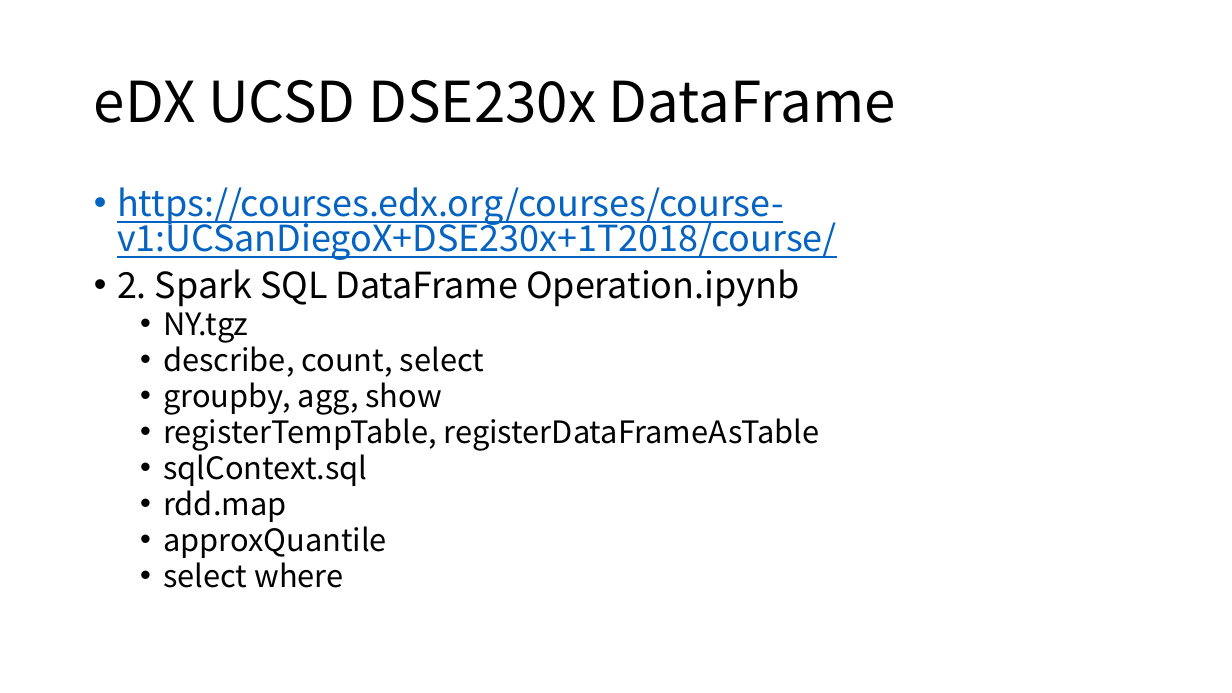
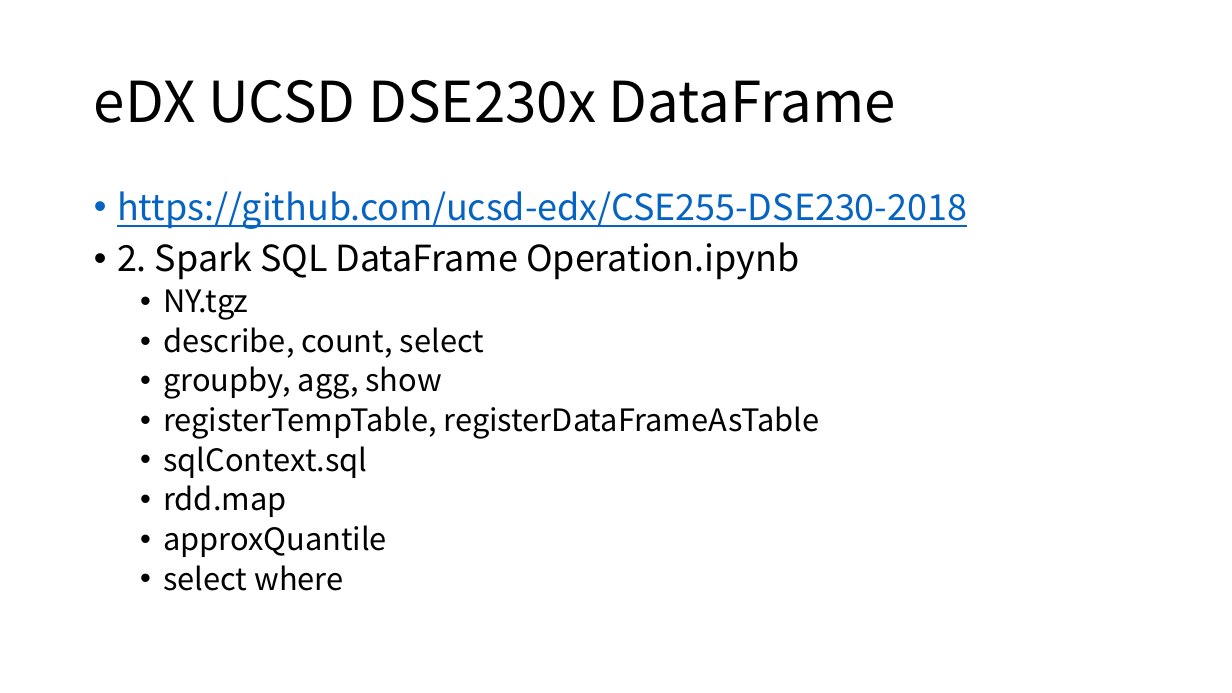
Before and after one commit to yishuai/spark, a slide deck: slide 16 of lab/ppt/2-rdd-df.pptx. Drawn at 1232x693 pixels with LibreOffice and Linux fonts; fonts in the diff are those of the drawing. Boxes give left, top, right and bottom in pixels: in the first picture for what was removed or moved away, otherwise in the second. Text is boxed around its words. In the diff, an @@ line names an element or a change of style, - is before the commit and + after.

```diff
--- a/lab/ppt/2-rdd-df.pptx
+++ b/lab/ppt/2-rdd-df.pptx
@@ text at (117,191,967,229): text changed @@
-• https://courses.edx.org/courses/course-v1:UCSanDiegoX+DSE230x+1T2018/course/
+• https://github.com/ucsd-edx/CSE255-DSE230-2018
@@ text at (117,242,820,591): line spacing 0.8 to 0.9 @@
```
Also in this commit, not shown: 5 other slides changed, 5 other files.
